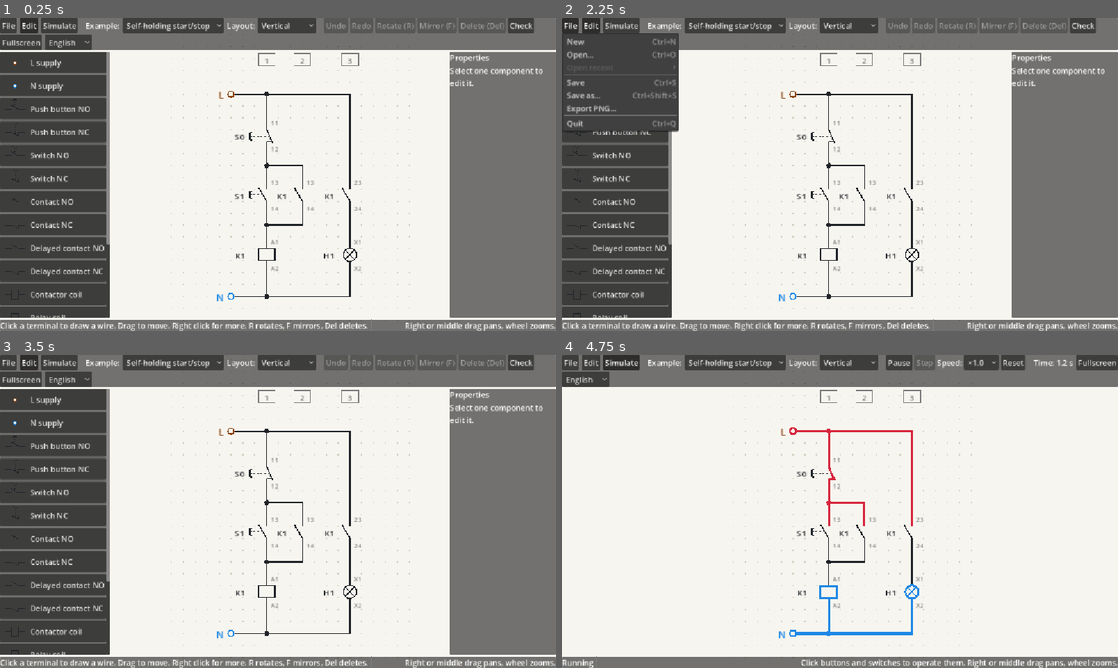
Above: before the commit, frames 1-4 (two rows, left to right).
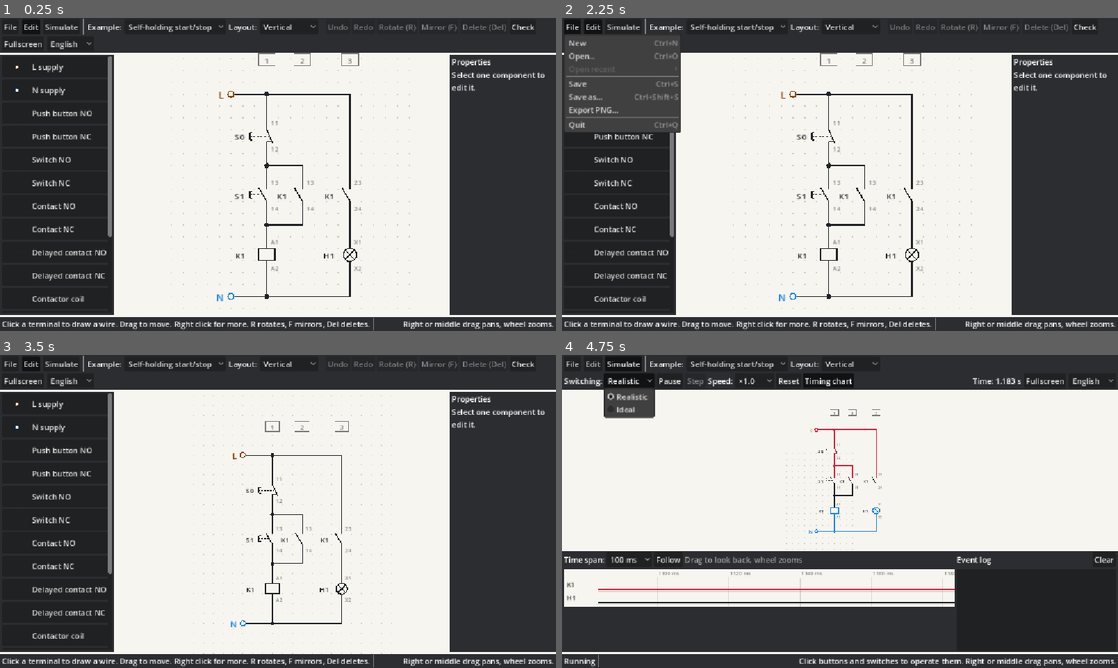
Above: after the commit, the same moments.

Repository: JarasonPC/ladder-lab
Game: Godot game, scene res://main.tscn
The game is run twice, just before and just after one commit, with the same random seed, the same clock (stepped at 60 frames per second) and the same inputs.
Inputs (mouse positions are in pixels of both pictures, inside the frame that each line leads up to):
- Up to frame 1 (0.25 s): no input
- Up to frame 2 (2.25 s): click "Self-holding start/stop" at 0.5 s; click "Self-holding start/stop" at 1.25 s; click "File" at 2 s
- Up to frame 3 (3.5 s): click "Edit" at 2.75 s
- Up to frame 4 (4.75 s): click "Simulate" at 3.5 s; click (628, 380) at 4.25 s, where only the run after the commit has a clickable "Realistic"

The runs differ from the first frame. In frame 1, 45% of the frame differs, in the area x 0-100%, y 0-100%; in frame 2, 41%; in frame 3, 47%; in frame 4, 41%.

Commit message:
Add timing chart, event log, switching mode and slow motion to the UI
Simulate mode gets a Switching choice (Realistic default, Ideal), speeds
down to x0.01, a bottom panel with a timing chart (coil power, armature
position, timer outputs, lamps and motors; drag to look back, wheel to
zoom) and an event log. Contacts are drawn where their armature is, so
break-before-make is visible in slow motion. Chattering coils are shown
with their frequency. Panels are opaque and the view refits when the
chart opens.

Co-Authored-By: Claude Opus 5.5 <noreply@anthropic.com>
Claude-Session: https://claude.ai/code/session_0195W1p1hzfqGfpWqfXK2WuV

Diff:
--- a/ui/main.gd
+++ b/ui/main.gd
@@ -8,7 +8,9 @@
 enum FileMenuId { NEW, OPEN, SAVE, SAVE_AS, EXPORT_PNG, QUIT }
 enum DialogPurpose { OPEN, SAVE, EXPORT }
 
-const SPEEDS: Array[float] = [0.5, 1.0, 2.0, 5.0]
+const SPEEDS: Array[float] = [0.01, 0.1, 0.5, 1.0, 2.0, 5.0]
+## Simulated seconds per press of Step at speed x1.
+const STEP_SECONDS: float = 0.1
 const LOCALES: PackedStringArray = ["en", "cs"]
 ## Language names are shown in their own language, never translated.
 const LOCALE_NAMES: PackedStringArray = ["English", "Čeština"]
@@ -50,6 +52,10 @@
 var _delete_button: Button
 var _check_button: Button
 var _sim_tools: HBoxContainer
+var _switching_label: Label
+var _switching_select: OptionButton
+var _chart_button: Button
+var _timing_panel: TimingPanel
 var _run_button: Button
 var _step_button: Button
 var _speed_label: Label
@@ -148,6 +154,7 @@
 	var root: VBoxContainer = VBoxContainer.new()
 	root.set_anchors_and_offsets_preset(Control.PRESET_FULL_RECT)
 	root.mouse_filter = Control.MOUSE_FILTER_IGNORE
+	root.theme = _panel_theme()
 	layer.add_child(root)
 
 	var top: PanelContainer = PanelContainer.new()
@@ -204,8 +211,13 @@
 
 	_sim_tools = HBoxContainer.new()
 	bar.add_child(_sim_tools)
+	_switching_label = _label(_sim_tools)
+	_switching_select = _option(_sim_tools)
+	_switching_select.add_item("")
+	_switching_select.add_item("")
+	_switching_select.item_selected.connect(_on_switching_selected)
 	_run_button = _button(_sim_tools, _on_run_pressed)
-	_step_button = _button(_sim_tools, func() -> void: view.step_once())
+	_step_button = _button(_sim_tools, func() -> void: view.step_once(STEP_SECONDS * view.speed))
 	_speed_label = _label(_sim_tools)
 	_speed_select = _option(_sim_tools)
 	for s: float in SPEEDS:
@@ -213,6 +225,11 @@
 	_speed_select.select(SPEEDS.find(1.0))
 	_speed_select.item_selected.connect(func(i: int) -> void: view.speed = SPEEDS[i])
 	_reset_button = _button(_sim_tools, _start_simulation)
+	_chart_button = _button(_sim_tools, func() -> void:
+		_timing_panel.visible = _chart_button.button_pressed
+		_fit_camera_later())
+	_chart_button.toggle_mode = true
+	_chart_button.button_pressed = true
 
 	var spacer: Control = Control.new()
 	spacer.size_flags_horizontal = Control.SIZE_EXPAND_FILL
@@ -244,6 +261,9 @@
 	_check_panel.custom_minimum_size = Vector2(220, 0)
 	_side.add_child(_check_panel)
 
+	_timing_panel = TimingPanel.new()
+	root.add_child(_timing_panel)
+
 	var bottom: PanelContainer = PanelContainer.new()
 	root.add_child(bottom)
 	var status: HBoxContainer = HBoxContainer.new()
@@ -274,6 +294,20 @@
 	_error_dialog = AcceptDialog.new()
 	add_child(_error_dialog)
 	_retranslate_dialogs()
+
+
+## Opaque panels: the default ones are see-through, so the schematic would
+## show behind the toolbar and the timing chart.
+func _panel_theme() -> Theme:
+	var panel: StyleBoxFlat = StyleBoxFlat.new()
+	panel.bg_color = Color("2b2d31")
+	panel.content_margin_left = 4.0
+	panel.content_margin_right = 4.0
+	panel.content_margin_top = 3.0
+	panel.content_margin_bottom = 3.0
+	var t: Theme = Theme.new()
+	t.set_stylebox("panel", "PanelContainer", panel)
+	return t
 
 
 func _label(parent: Control) -> Label:
@@ -323,14 +357,20 @@
 	_delete_button.text = tr("Delete (Del)")
 	_check_button.text = tr("Check")
 	_check_button.tooltip_text = tr("Look for unconnected terminals, contacts without a coil and other mistakes")
+	_switching_label.text = tr("Switching:")
+	_switching_select.set_item_text(0, tr("Realistic"))
+	_switching_select.set_item_text(1, tr("Ideal"))
+	_switching_select.tooltip_text = tr("Realistic: relays need their pick-up and drop-out time, NC contacts break before NO contacts make. Ideal: relays switch instantly.")
+	_chart_button.text = tr("Timing chart")
 	_step_button.text = tr("Step")
-	_step_button.tooltip_text = tr("Advance the simulation by 0.1 s")
+	_step_button.tooltip_text = tr("Advance the simulation by 0.1 s times the speed")
 	_speed_label.text = tr("Speed:")
 	_reset_button.text = tr("Reset")
 	_reset_button.tooltip_text = tr("Restart the simulation from the initial state")
 	_fullscreen_button.text = tr("Fullscreen")
 	_fullscreen_button.tooltip_text = "F11"
 	_palette.retranslate()
+	_timing_panel.retranslate()
 	_properties.show_component(_single_selected())
 	if _check_panel.visible:
 		_check_panel.run(edit_doc)
@@ -376,6 +416,7 @@
 	_side.visible = editing
 	_sim_tools.visible = not editing
 	_time_label.visible = not editing
+	_timing_panel.visible = not editing and _chart_button.button_pressed
 	_update_run_button()
 	_on_stepped(view.last_result)
 
@@ -400,13 +441,33 @@
 	else:
 		view.load_document(edit_doc, false)
 	_update_mode_ui()
+	_fit_camera_later()
+
+
+## Fits the view once the panels have their new sizes (after this frame).
+func _fit_camera_later() -> void:
+	await get_tree().process_frame
+	_fit_camera()
 
 
 ## (Re)starts the simulation on a fresh copy of the edited schematic.
 func _start_simulation() -> void:
 	view.load_document(DocumentSerializer.from_dict(DocumentSerializer.to_dict(edit_doc)), true)
 	view.running = true
+	_timing_panel.chart.set_document(view.document, view.trace)
+	_timing_panel.event_log.clear()
 	_update_run_button()
+
+
+func _on_switching_selected(index: int) -> void:
+	var realistic: bool = index == 0
+	if edit_doc.realistic_timing == realistic:
+		return
+	editor.history.record(DocumentSerializer.to_dict(edit_doc))
+	edit_doc.realistic_timing = realistic
+	if view.document != edit_doc:
+		view.set_realistic_timing(realistic)
+	_mark_dirty()
 
 
 func _show_document(doc: SchematicDocument, fit: bool) -> void:
@@ -416,6 +477,7 @@
 	else:
 		view.load_document(edit_doc, false)
 	_layout_select.select(1 if doc.horizontal else 0)
+	_switching_select.select(0 if doc.realistic_timing else 1)
 	_check_panel.hide()
 	if fit:
 		_fit_camera()
@@ -721,10 +783,18 @@
 		_hint_label.text = tr("Right or middle drag pans, wheel zooms.")
 		return
 	_hint_label.text = tr("Click buttons and switches to operate them. Right or middle drag pans, wheel zooms.")
-	_time_label.text = tr("Time: %.1f s") % view.sim_time
+	_time_label.text = tr("Time: %.3f s") % view.sim_time
+	_timing_panel.chart.set_time(view.sim_time)
+	_timing_panel.event_log.add_events(result.events)
 	if result.short_circuit:
 		_status_label.text = tr("Short circuit: %s") % " → ".join(result.short_circuit_path)
 		_status_label.add_theme_color_override("font_color", SchematicTheme.FAULT)
+	elif not result.chatter_hz.is_empty():
+		var parts: PackedStringArray = PackedStringArray()
+		for designation: String in result.chatter_hz:
+			parts.append(tr("%s is chattering (about %d Hz)") % [designation, roundi(result.chatter_hz[designation])])
+		_status_label.text = ", ".join(parts)
+		_status_label.add_theme_color_override("font_color", SchematicTheme.WARNING)
 	elif result.is_oscillating():
 		_status_label.text = tr("Oscillation: %s keeps switching on and off") % ", ".join(result.oscillating_tags)
 		_status_label.add_theme_color_override("font_color", SchematicTheme.WARNING)
--- a/ui/schematic_view.gd
+++ b/ui/schematic_view.gd
@@ -15,9 +15,13 @@
 var running: bool = true
 ## Simulation time multiplier.
 var speed: float = 1.0
+var last_result: StepResult = StepResult.new()
+## History of coil power, armature positions and loads for the timing chart.
+var trace: TraceRecorder = TraceRecorder.new()
 ## Simulated seconds since the document was loaded.
-var sim_time: float = 0.0
-var last_result: StepResult = StepResult.new()
+var sim_time: float:
+	get:
+		return simulator.time if simulator != null else 0.0
 
 var _wire_layer: WireLayer
 var _symbols: Dictionary[String, SchematicSymbol] = {}
@@ -30,7 +34,9 @@
 	document = doc
 	simulating = simulate
 	simulator = Simulator.new(doc.circuit)
-	sim_time = 0.0
+	simulator.mode = Simulator.Mode.REALISTIC if doc.realistic_timing else Simulator.Mode.IDEAL
+	trace = TraceRecorder.new()
+	simulator.trace = trace
 	rebuild()
 	if simulating:
 		_apply(simulator.step())
@@ -69,8 +75,22 @@
 
 ## Advances the simulation by [param dt] seconds (used while paused).
 func step_once(dt: float = 0.1) -> void:
-	sim_time += dt
 	_apply(simulator.step(dt))
+
+
+## Switches between realistic and instant relays without restarting.
+func set_realistic_timing(on: bool) -> void:
+	document.realistic_timing = on
+	if simulator == null:
+		return
+	simulator.mode = Simulator.Mode.REALISTIC if on else Simulator.Mode.IDEAL
+	if not on:
+		# Instant switching: finish every movement in progress.
+		for c: CircuitComponent in document.circuit.get_components():
+			if c is Coil:
+				(c as Coil).snap()
+	if simulating:
+		_apply(simulator.step())
 
 
 func _process(delta: float) -> void:
@@ -78,7 +98,6 @@
 		return
 	_blink_time = fmod(_blink_time + delta, BLINK_PERIOD)
 	if simulating and running:
-		sim_time += delta * speed
 		_apply(simulator.step(delta * speed))
 	else:
 		_update_visuals()
--- a/ui/symbols/contact_symbol.gd
+++ b/ui/symbols/contact_symbol.gd
@@ -46,6 +46,13 @@
 	var tip: Vector2 = OPEN_TIP
 	if closed:
 		tip = NC_CLOSED_TIP if is_nc else NO_CLOSED_TIP
+	if component is Contact and (component as Contact).linked_coil != null and not closed:
+		# Relay contacts are drawn where the armature is, so they visibly move.
+		var travel: float = (component as Contact).get_travel()
+		if is_nc:
+			tip = NC_CLOSED_TIP.lerp(OPEN_TIP, clampf((travel - Armature.NC_REMAKE) / (1.0 - Armature.NC_REMAKE), 0.15, 1.0))
+		else:
+			tip = OPEN_TIP.lerp(NO_CLOSED_TIP, minf(travel, 0.85))
 	tip = flip.call(tip)
 	draw_line(pivot, tip, pivot_color, pivot_width)
 	var middle: Vector2 = pivot.lerp(tip, 0.5)
--- /dev/null
+++ b/ui/timing/event_log.gd
@@ -0,0 +1,60 @@
+class_name EventLog
+extends VBoxContainer
+## Timestamped list of simulation events ([member StepResult.events]).
+## Keeps the newest [constant MAX_ENTRIES]; texts are translated when shown.
+
+const MAX_ENTRIES: int = 500
+
+var _entries: Array[Dictionary] = []
+var _title: Label
+var _clear: Button
+var _list: ItemList
+
+
+func _ready() -> void:
+	var header: HBoxContainer = HBoxContainer.new()
+	add_child(header)
+	_title = Label.new()
+	_title.auto_translate_mode = Node.AUTO_TRANSLATE_MODE_DISABLED
+	_title.size_flags_horizontal = Control.SIZE_EXPAND_FILL
+	header.add_child(_title)
+	_clear = Button.new()
+	_clear.auto_translate_mode = Node.AUTO_TRANSLATE_MODE_DISABLED
+	_clear.focus_mode = Control.FOCUS_NONE
+	_clear.pressed.connect(clear)
+	header.add_child(_clear)
+	_list = ItemList.new()
+	_list.auto_translate_mode = Node.AUTO_TRANSLATE_MODE_DISABLED
+	_list.size_flags_vertical = Control.SIZE_EXPAND_FILL
+	_list.focus_mode = Control.FOCUS_NONE
+	add_child(_list)
+	retranslate()
+
+
+func add_events(events: Array[Dictionary]) -> void:
+	if events.is_empty():
+		return
+	for e: Dictionary in events:
+		_entries.append(e)
+		_list.add_item(_format(e))
+	while _entries.size() > MAX_ENTRIES:
+		_entries.pop_front()
+		_list.remove_item(0)
+	_list.get_v_scroll_bar().value = _list.get_v_scroll_bar().max_value
+
+
+func clear() -> void:
+	_entries.clear()
+	_list.clear()
+
+
+func retranslate() -> void:
+	_title.text = tr("Event log")
+	_clear.text = tr("Clear")
+	_list.clear()
+	for e: Dictionary in _entries:
+		_list.add_item(_format(e))
+
+
+func _format(e: Dictionary) -> String:
+	return "%9.4f s   %s" % [e["time"], tr(e["text"]) % e["args"]]
--- /dev/null
+++ b/ui/timing/timing_chart.gd
@@ -0,0 +1,178 @@
+class_name TimingChart
+extends Control
+## Oscilloscope-like view of a [TraceRecorder]: one row per coil (power as a
+## shaded band, armature position as a line from released to pulled in), per
+## timer output and per lamp or motor. Follows the simulation time; drag to
+## look back, mouse wheel to zoom, double click to follow again.
+
+signal window_changed(seconds: float)
+
+const ROW_HEIGHT: float = 28.0
+const LABEL_WIDTH: float = 70.0
+const HEADER_HEIGHT: float = 18.0
+const MIN_WINDOW: float = 0.005
+const MAX_WINDOW: float = 60.0
+const POWER_BAND := Color(0.84, 0.15, 0.24, 0.16)
+const LOAD_BAND := Color(1.0, 0.82, 0.25, 0.45)
+const GRID := Color(0.5, 0.5, 0.5, 0.25)
+
+var trace: TraceRecorder
+## Visible time span in seconds.
+var window: float = 0.5:
+	set(value):
+		window = clampf(value, MIN_WINDOW, MAX_WINDOW)
+		queue_redraw()
+## True while the right edge follows the simulation time.
+var follow: bool = true
+
+## Rows: "label", "band" (signal shown as shaded band), "line" (analog signal),
+## "step" (digital signal drawn as a step line).
+var _rows: Array[Dictionary] = []
+var _now: float = 0.0
+var _end: float = 0.0
+var _dragging: bool = false
+
+
+func _init() -> void:
+	clip_contents = true
+	mouse_filter = Control.MOUSE_FILTER_STOP
+
+
+## Builds the rows for the coils, timers and loads of [param doc].
+func set_document(doc: SchematicDocument, p_trace: TraceRecorder) -> void:
+	trace = p_trace
+	_rows.clear()
+	for c: CircuitComponent in doc.circuit.get_components():
+		if c is Coil:
+			_rows.append({"label": c.designation, "band": c.designation, "line": c.designation + "/armature", "step": ""})
+			if c is TimerRelay:
+				_rows.append({"label": c.designation + " ◷", "band": "", "line": c.designation + "/output", "step": ""})
+		elif c is Lamp or c is Motor:
+			_rows.append({"label": c.designation, "band": "", "line": "", "step": c.designation})
+	custom_minimum_size = Vector2(200, HEADER_HEIGHT + ROW_HEIGHT * maxi(_rows.size(), 1) + 4)
+	follow = true
+	_now = 0.0
+	_end = 0.0
+	queue_redraw()
+
+
+## Moves the right edge along with the simulation (unless the user scrolled back).
+func set_time(now: float) -> void:
+	_now = now
+	if follow:
+		_end = now
+	queue_redraw()
+
+
+func _gui_input(event: InputEvent) -> void:
+	if event is InputEventMouseButton:
+		var mb: InputEventMouseButton = event as InputEventMouseButton
+		if mb.pressed and mb.button_index == MOUSE_BUTTON_WHEEL_UP:
+			window = window / 1.25
+			window_changed.emit(window)
+		elif mb.pressed and mb.button_index == MOUSE_BUTTON_WHEEL_DOWN:
+			window = window * 1.25
+			window_changed.emit(window)
+		elif mb.button_index == MOUSE_BUTTON_LEFT:
+			_dragging = mb.pressed
+			if mb.double_click:
+				follow = true
+				_end = _now
+		accept_event()
+		queue_redraw()
+	elif event is InputEventMouseMotion and _dragging:
+		var plot_width: float = maxf(size.x - LABEL_WIDTH, 1.0)
+		follow = false
+		_end = clampf(_end - (event as InputEventMouseMotion).relative.x / plot_width * window, window * 0.5, _now)
+		accept_event()
+		queue_redraw()
+
+
+func _draw() -> void:
+	draw_rect(Rect2(Vector2.ZERO, size), SchematicTheme.BACKGROUND)
+	if trace == null:
+		return
+	var font: Font = ThemeDB.fallback_font
+	var start: float = _end - window
+	var plot: Rect2 = Rect2(LABEL_WIDTH, HEADER_HEIGHT, size.x - LABEL_WIDTH, size.y - HEADER_HEIGHT)
+	_draw_grid(plot, start, font)
+	for r: int in _rows.size():
+		var row: Dictionary = _rows[r]
+		var top: float = HEADER_HEIGHT + r * ROW_HEIGHT
+		var low: float = top + ROW_HEIGHT - 4.0
+		var high: float = top + 5.0
+		draw_line(Vector2(plot.position.x, top + ROW_HEIGHT), Vector2(size.x, top + ROW_HEIGHT), GRID)
+		draw_string(font, Vector2(6, top + ROW_HEIGHT * 0.5 + 5), row["label"], HORIZONTAL_ALIGNMENT_LEFT, LABEL_WIDTH - 8, 13, SchematicTheme.TEXT)
+		if row["band"] != "":
+			_draw_bands(row["band"], start, plot, top + 2.0, ROW_HEIGHT - 4.0, POWER_BAND)
+		if row["step"] != "":
+			_draw_bands(row["step"], start, plot, high, low - high, LOAD_BAND)
+			_draw_series(row["step"], start, plot, low, high, false, SchematicTheme.LINE)
+		if row["line"] != "":
+			_draw_series(row["line"], start, plot, low, high, true, SchematicTheme.LIVE)
+	if not follow:
+		draw_string(font, Vector2(size.x - 206, size.y - 6), tr("Double click: follow"), HORIZONTAL_ALIGNMENT_RIGHT, 200, 11, SchematicTheme.TERMINAL_TEXT)
+
+
+func _x(t: float, start: float, plot: Rect2) -> float:
+	return plot.position.x + (t - start) / window * plot.size.x
+
+
+## Vertical grid with time labels at a 1-2-5 step.
+func _draw_grid(plot: Rect2, start: float, font: Font) -> void:
+	var raw: float = window / 6.0
+	var magnitude: float = pow(10.0, floorf(log(raw) / log(10.0)))
+	var step: float = magnitude
+	for m: float in [1.0, 2.0, 5.0, 10.0]:
+		if magnitude * m >= raw:
+			step = magnitude * m
+			break
+	var t: float = ceilf(start / step) * step
+	while t <= _end:
+		var x: float = _x(t, start, plot)
+		draw_line(Vector2(x, HEADER_HEIGHT), Vector2(x, size.y), GRID)
+		var text: String = ("%d ms" % roundi(t * 1000.0)) if window < 2.0 else ("%.1f s" % t)
+		draw_string(font, Vector2(x + 2, 13), text, HORIZONTAL_ALIGNMENT_LEFT, -1, 11, SchematicTheme.TERMINAL_TEXT)
+		t += step
+
+
+## Shades the intervals where a digital signal is 1.
+func _draw_bands(signal_name: String, start: float, plot: Rect2, top: float, height: float, color: Color) -> void:
+	var times: PackedFloat64Array = trace.times(signal_name)
+	var values: PackedFloat32Array = trace.values(signal_name)
+	if times.is_empty():
+		return
+	var i: int = maxi(times.bsearch(start, true) - 1, 0)
+	while i < times.size() and times[i] <= _end:
+		var from: float = maxf(times[i], start)
+		var to: float = times[i + 1] if i + 1 < times.size() else _now
+		to = minf(to, _end)
+		if values[i] > 0.5 and to > from:
+			var x0: float = _x(from, start, plot)
+			draw_rect(Rect2(x0, top, maxf(_x(to, start, plot) - x0, 1.0), height), color)
+		i += 1
+
+
+## Draws a signal between [param low] (0) and [param high] (1): linear for
+## analog signals, as steps for digital ones.
+func _draw_series(signal_name: String, start: float, plot: Rect2, low: float, high: float, analog: bool, color: Color) -> void:
+	var times: PackedFloat64Array = trace.times(signal_name)
+	var values: PackedFloat32Array = trace.values(signal_name)
+	if times.is_empty() or times[0] > _end:
+		return
+	var points: PackedVector2Array = PackedVector2Array()
+	var first_t: float = maxf(start, times[0])
+	var y_of: Callable = func(v: float) -> float: return lerpf(low, high, v)
+	points.append(Vector2(_x(first_t, start, plot), y_of.call(trace.value_at(signal_name, first_t, analog))))
+	var i: int = times.bsearch(first_t, false)
+	while i < times.size() and times[i] <= _end:
+		var x: float = _x(times[i], start, plot)
+		if not analog:
+			points.append(Vector2(x, points[points.size() - 1].y))
+		points.append(Vector2(x, y_of.call(values[i])))
+		i += 1
+	var last_t: float = minf(_end, _now)
+	if last_t > first_t:
+		points.append(Vector2(_x(last_t, start, plot), y_of.call(trace.value_at(signal_name, last_t, analog))))
+	if points.size() >= 2:
+		draw_polyline(points, color, 2.0)
--- /dev/null
+++ b/ui/timing/timing_panel.gd
@@ -0,0 +1,79 @@
+class_name TimingPanel
+extends PanelContainer
+## Bottom panel in Simulate mode: timing chart with its zoom choice next to
+## the event log.
+
+const WINDOWS: Array[float] = [0.02, 0.1, 0.5, 2.0, 10.0]
+
+var chart: TimingChart
+var event_log: EventLog
+var _window_label: Label
+var _window_select: OptionButton
+var _live: Button
+var _hint: Label
+
+
+func _ready() -> void:
+	custom_minimum_size = Vector2(0, 210)
+	var split: HBoxContainer = HBoxContainer.new()
+	add_child(split)
+	var left: VBoxContainer = VBoxContainer.new()
+	left.size_flags_horizontal = Control.SIZE_EXPAND_FILL
+	split.add_child(left)
+	var tools: HBoxContainer = HBoxContainer.new()
+	left.add_child(tools)
+	_window_label = Label.new()
+	_window_label.auto_translate_mode = Node.AUTO_TRANSLATE_MODE_DISABLED
+	tools.add_child(_window_label)
+	_window_select = OptionButton.new()
+	_window_select.auto_translate_mode = Node.AUTO_TRANSLATE_MODE_DISABLED
+	_window_select.focus_mode = Control.FOCUS_NONE
+	for w: float in WINDOWS:
+		_window_select.add_item(("%d ms" % roundi(w * 1000.0)) if w < 1.0 else ("%d s" % roundi(w)))
+	_window_select.item_selected.connect(func(i: int) -> void: chart.window = WINDOWS[i])
+	tools.add_child(_window_select)
+	_live = Button.new()
+	_live.auto_translate_mode = Node.AUTO_TRANSLATE_MODE_DISABLED
+	_live.focus_mode = Control.FOCUS_NONE
+	_live.pressed.connect(func() -> void:
+		chart.follow = true
+		chart.queue_redraw())
+	tools.add_child(_live)
+	_hint = Label.new()
+	_hint.auto_translate_mode = Node.AUTO_TRANSLATE_MODE_DISABLED
+	_hint.add_theme_color_override("font_color", Color(1, 1, 1, 0.55))
+	tools.add_child(_hint)
+	var scroll: ScrollContainer = ScrollContainer.new()
+	scroll.size_flags_vertical = Control.SIZE_EXPAND_FILL
+	scroll.horizontal_scroll_mode = ScrollContainer.SCROLL_MODE_DISABLED
+	left.add_child(scroll)
+	chart = TimingChart.new()
+	chart.size_flags_horizontal = Control.SIZE_EXPAND_FILL
+	chart.window_changed.connect(_on_window_changed)
+	scroll.add_child(chart)
+	event_log = EventLog.new()
+	event_log.custom_minimum_size = Vector2(330, 0)
+	split.add_child(event_log)
+	_window_select.select(WINDOWS.find(0.1))
+	chart.window = 0.1
+	retranslate()
+
+
+func retranslate() -> void:
+	_window_label.text = tr("Time span:")
+	_live.text = tr("Follow")
+	_hint.text = tr("Drag to look back, wheel zooms")
+	event_log.retranslate()
+	chart.queue_redraw()
+
+
+func _on_window_changed(seconds: float) -> void:
+	var best: int = 0
+	for i: int in WINDOWS.size():
+		if absf(log10(WINDOWS[i]) - log10(seconds)) < absf(log10(WINDOWS[best]) - log10(seconds)):
+			best = i
+	_window_select.select(best)
+
+
+static func log10(x: float) -> float:
+	return log(x) / log(10.0)
Not shown, changed: translations/ladder_lab.pot
Not shown, added: ui/timing/event_log.gd.uid
Not shown, added: ui/timing/timing_chart.gd.uid
Not shown, added: ui/timing/timing_panel.gd.uid
Not shown, changed: CLAUDE.md
